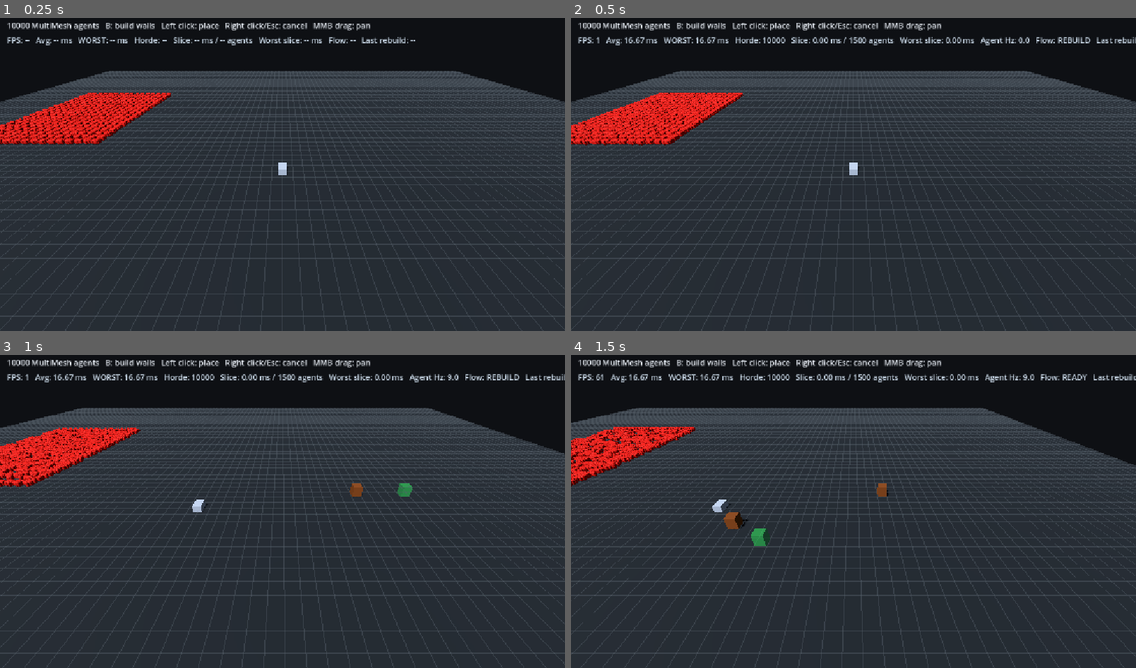
Above: before the commit, frames 1-4 (two rows, left to right).
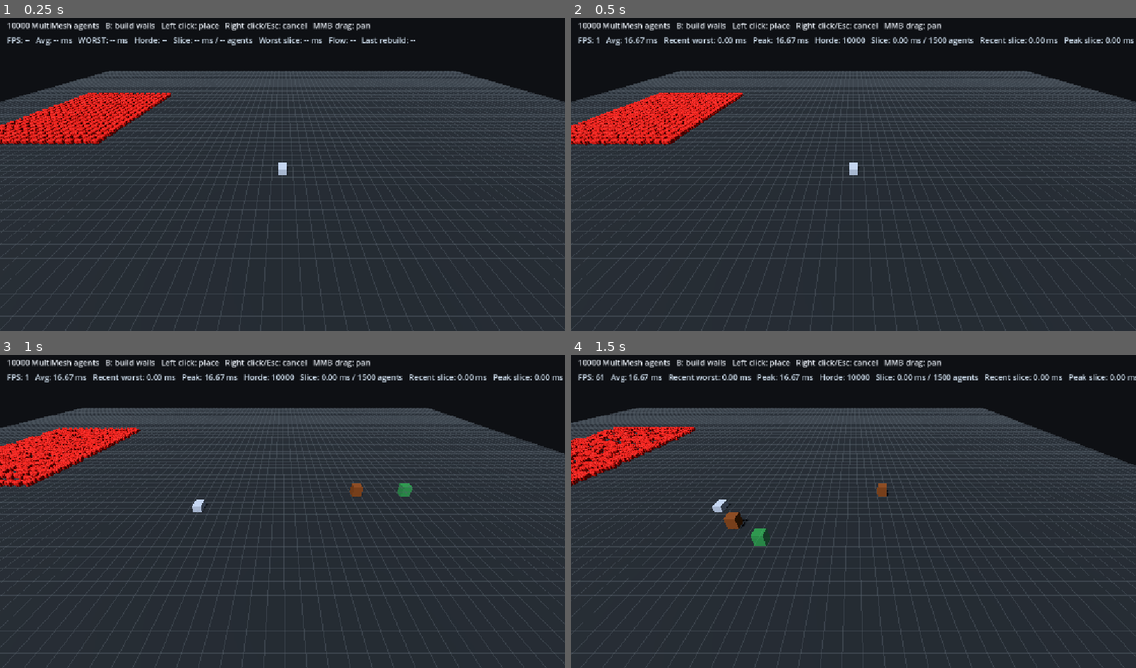
Above: after the commit, the same moments.

Repository: CaptainTiki/HordeLab
Game: Godot game, scene res://scenes/main.tscn
Two runs of this game, one before a commit and one after it. Both use one fixed random seed, a clock stepped at 60 frames per second and the inputs below.
Inputs (mouse positions are in pixels of both pictures, inside the frame that each line leads up to):
- Up to frame 1 (0.25 s): no input
- Up to frame 2 (0.5 s): no input
- Up to frame 3 (1 s): tap Enter at 0.5 s; move the mouse to (406, 492) at 0.52 s; hold D from 0.53 s (still down); tap B at 0.6 s; click (406, 492) at 0.67 s
- Up to frame 4 (1.5 s): release D at 1.25 s; drag from (740, 524) to (825, 574) at 1.27 s

Frame 1 is identical in both runs. In frame 2, 1.1% of the frame differs, in the area x 16-100%, y 6-9%; in frame 3, 1.1%; in frame 4, 1.1%.

Commit message:
Show recent and lifetime frame spikes

Diff:
--- a/scripts/debug_hud.gd
+++ b/scripts/debug_hud.gd
@@ -3,6 +3,7 @@
 
 @export var horde_path: NodePath
 @export var flow_field_path: NodePath
+@export var recent_window_seconds: float = 2.0
 
 @onready var horde: HordeSimulation = get_node(horde_path) as HordeSimulation
 @onready var flow_field: FlowField = get_node(flow_field_path) as FlowField
@@ -10,16 +11,32 @@
 var update_accumulator: float = 0.0
 var frame_time_accumulator_ms: float = 0.0
 var sampled_frames: int = 0
-var worst_frame_ms: float = 0.0
-var worst_sim_ms: float = 0.0
+var recent_window_accumulator: float = 0.0
+var recent_worst_frame_ms: float = 0.0
+var recent_worst_sim_ms: float = 0.0
+var displayed_recent_worst_frame_ms: float = 0.0
+var displayed_recent_worst_sim_ms: float = 0.0
+var peak_frame_ms: float = 0.0
+var peak_sim_ms: float = 0.0
 
 func _process(delta: float) -> void:
 	var frame_ms: float = delta * 1000.0
 	update_accumulator += delta
 	frame_time_accumulator_ms += frame_ms
 	sampled_frames += 1
-	worst_frame_ms = maxf(worst_frame_ms, frame_ms)
-	worst_sim_ms = maxf(worst_sim_ms, horde.last_simulation_ms)
+
+	recent_window_accumulator += delta
+	recent_worst_frame_ms = maxf(recent_worst_frame_ms, frame_ms)
+	recent_worst_sim_ms = maxf(recent_worst_sim_ms, horde.last_simulation_ms)
+	peak_frame_ms = maxf(peak_frame_ms, frame_ms)
+	peak_sim_ms = maxf(peak_sim_ms, horde.last_simulation_ms)
+
+	if recent_window_accumulator >= maxf(recent_window_seconds, 0.25):
+		displayed_recent_worst_frame_ms = recent_worst_frame_ms
+		displayed_recent_worst_sim_ms = recent_worst_sim_ms
+		recent_window_accumulator = 0.0
+		recent_worst_frame_ms = 0.0
+		recent_worst_sim_ms = 0.0
 
 	if update_accumulator < 0.25:
 		return
@@ -29,14 +46,16 @@
 		average_frame_ms = frame_time_accumulator_ms / float(sampled_frames)
 
 	var flow_state: String = "REBUILD" if flow_field.rebuild_in_progress else "READY"
-	text = "FPS: %d   Avg: %.2f ms   WORST: %.2f ms   Horde: %d   Slice: %.2f ms / %d agents   Worst slice: %.2f ms   Agent Hz: %.1f   Flow: %s   Last rebuild: %.1f ms / %d frames" % [
+	text = "FPS: %d   Avg: %.2f ms   Recent worst: %.2f ms   Peak: %.2f ms   Horde: %d   Slice: %.2f ms / %d agents   Recent slice: %.2f ms   Peak slice: %.2f ms   Agent Hz: %.1f   Flow: %s   Last rebuild: %.1f ms / %d frames" % [
 		Engine.get_frames_per_second(),
 		average_frame_ms,
-		worst_frame_ms,
+		displayed_recent_worst_frame_ms,
+		peak_frame_ms,
 		horde.agent_count,
 		horde.last_simulation_ms,
 		horde.agents_processed_last_frame,
-		worst_sim_ms,
+		displayed_recent_worst_sim_ms,
+		peak_sim_ms,
 		horde.effective_updates_per_second,
 		flow_state,
 		flow_field.last_rebuild_ms,
